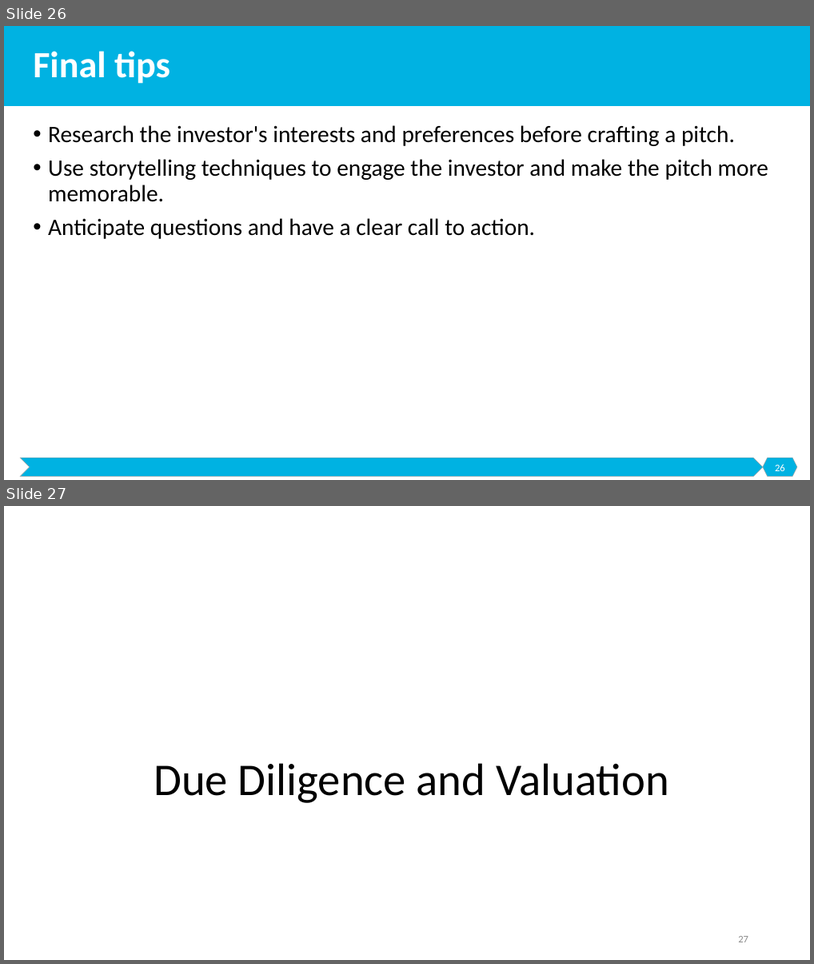
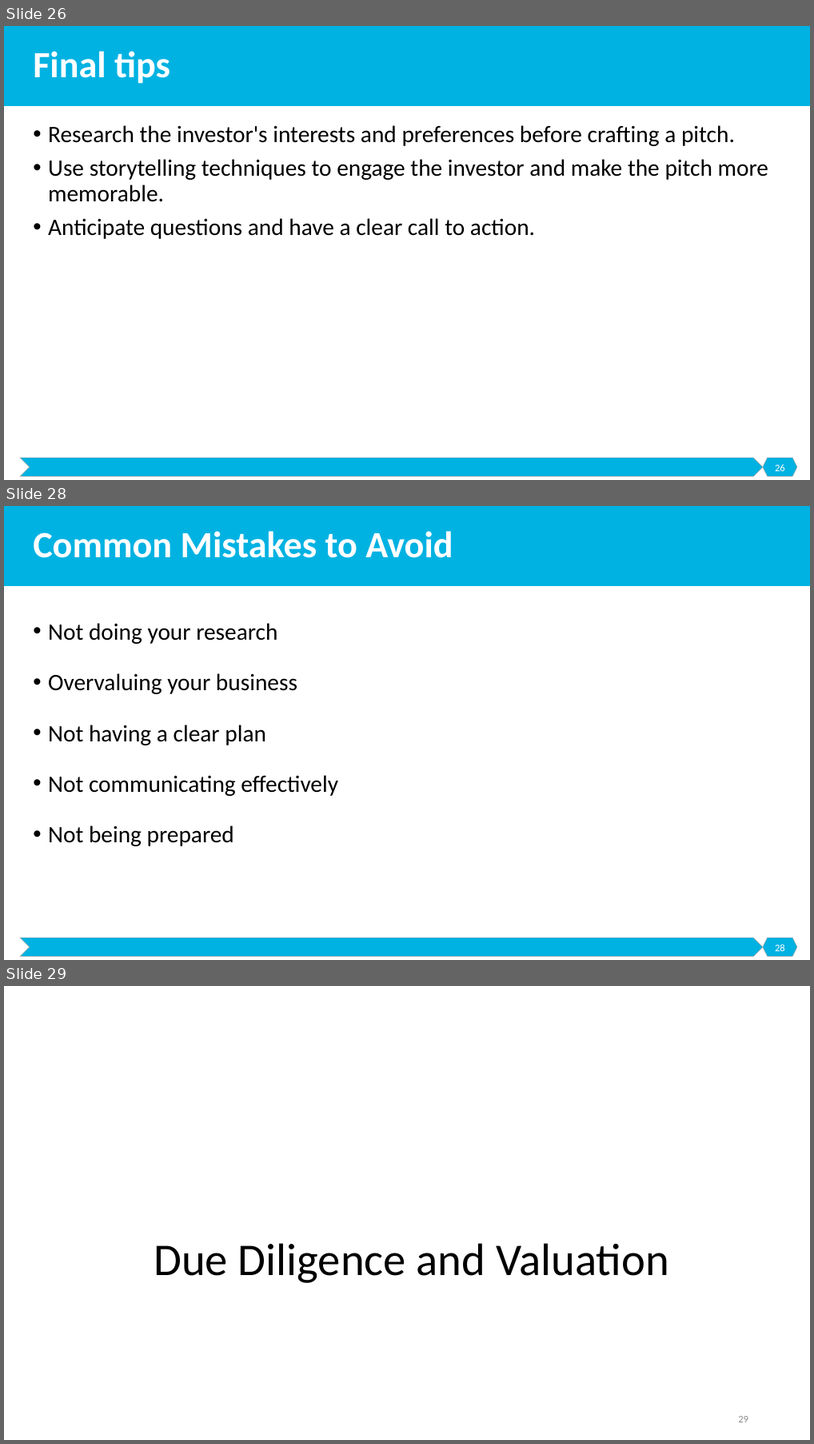
Before and after one commit to malenezi/malenezi, a slide deck: SE495/Lectures/5-Securing Funding/Securing Funding.pptx. Shown one above the other, each under a label of ours: slides 26 and 27 before the commit, slides 26, 28 and 29 after it; the slides between them are not shown. The pictures are 814x964 and 814x1444 pixels, drawn with LibreOffice and Linux fonts; fonts in the diff are those of the drawing. Boxes give left, top, right and bottom in pixels: in the first picture for what was removed or moved away, otherwise in the second. Text is boxed around its words. In the diff, an @@ line names an element or a change of style, - is before the commit and + after.

```diff
--- a/SE495/Lectures/5-Securing Funding/Securing Funding.pptx
+++ b/SE495/Lectures/5-Securing Funding/Securing Funding.pptx
@@ slide 28 added at (x1=4, y1=506, x2=810, y2=960), background #FFFFFF; not listed: 3 template elements that a slide beside it also shows @@
@@ title added at (x1=33, y1=531, x2=453, y2=558), 44 pt, text #FFFFFF, bold @@
+Common Mistakes to Avoid
@@ text added at (x1=48, y1=623, x2=338, y2=846), 28 pt, text #000000 @@
+• Not doing your research
+• Overvaluing your business
+• Not having a clear plan
+• Not communicating effectively
+• Not being prepared
@@ page number added at (x1=775, y1=944, x2=786, y2=951), 12 pt, text #FFFFFF @@
+28
@@ what was slide 27 is now slide 29 @@
@@ page number at (x1=738, y1=1416, x2=749, y2=1422): text changed @@
-27
+29
```
Also in this commit, not shown: 3 slides changed, 12 other slides added, 3 other files.
